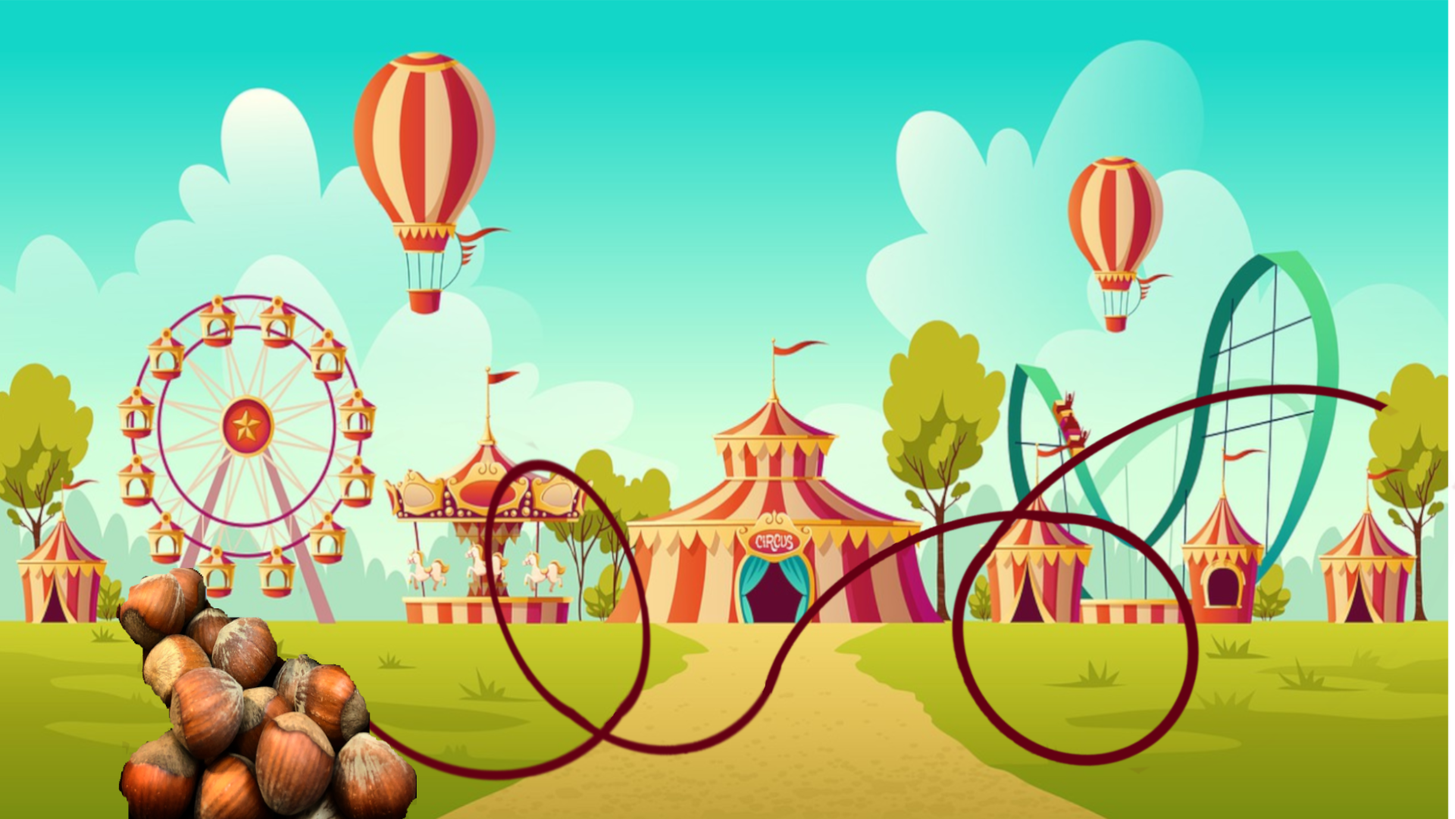
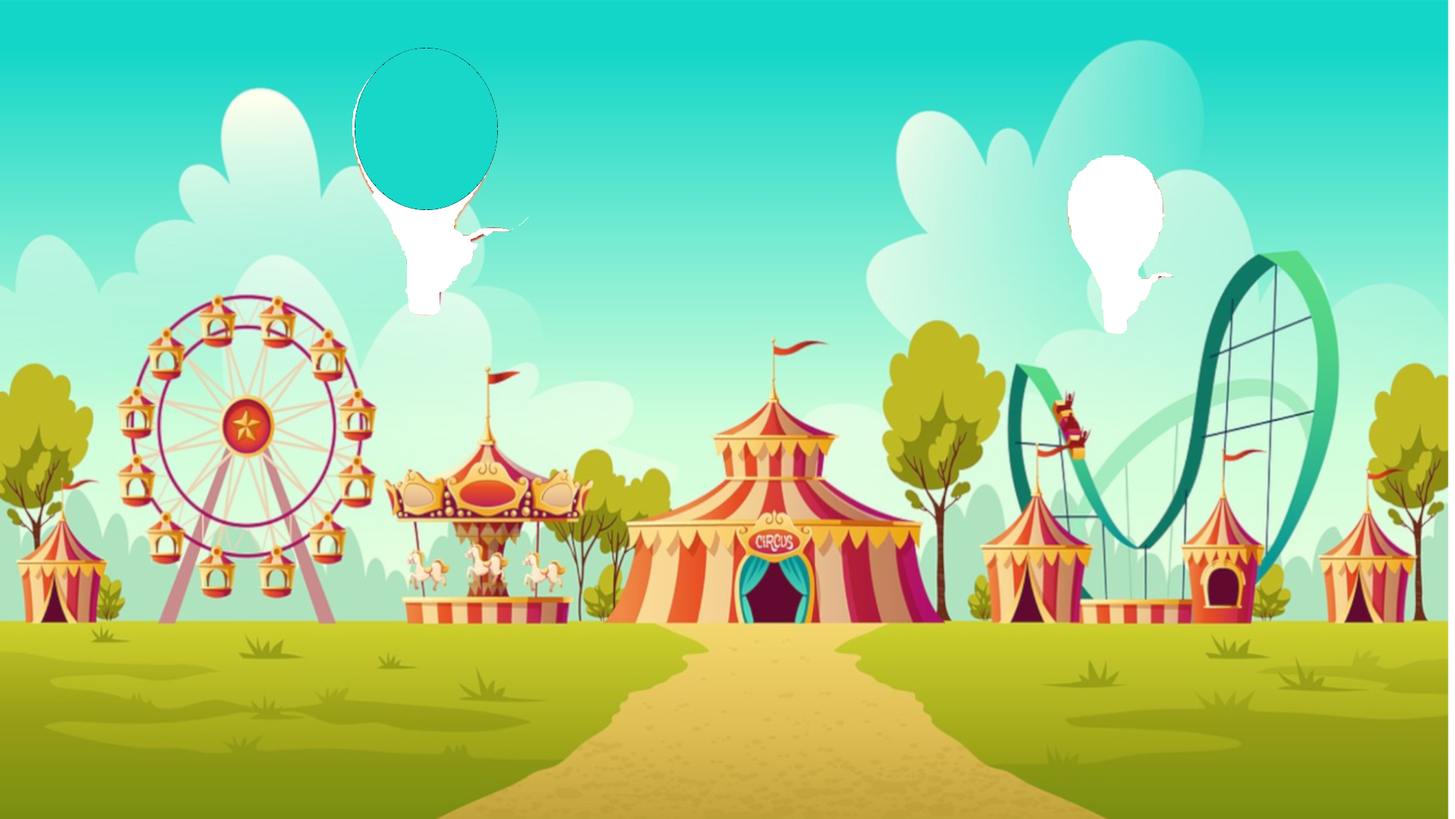
Revision of a layered 1455 × 819 image; what changed, layer by layer:
removed layer "Pasted Layer" over box(115, 567, 417, 819)
removed layer "Layer copy" over box(762, 382, 1455, 774)
removed layer "Layer" over box(297, 439, 784, 783)
added layer "highlight #1" above "Loopy BG park.jpg copy" over box(354, 47, 498, 210)
painted on "Loopy BG park.jpg copy" over box(352, 50, 1175, 335)
